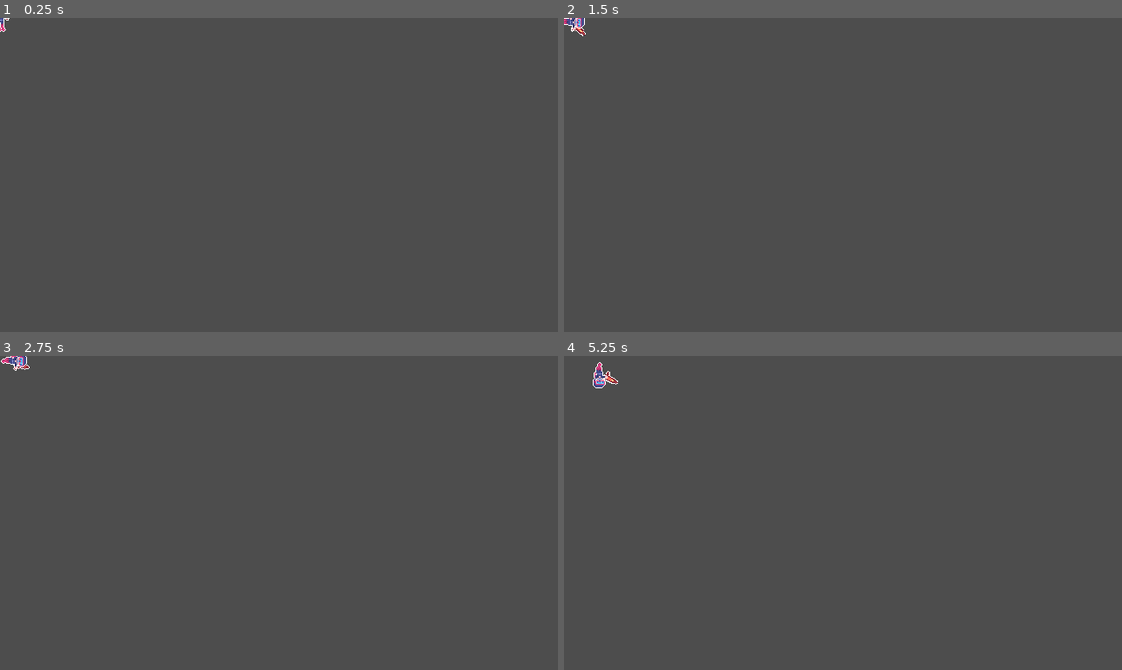
Above: before the commit, frames 1-4 (two rows, left to right).
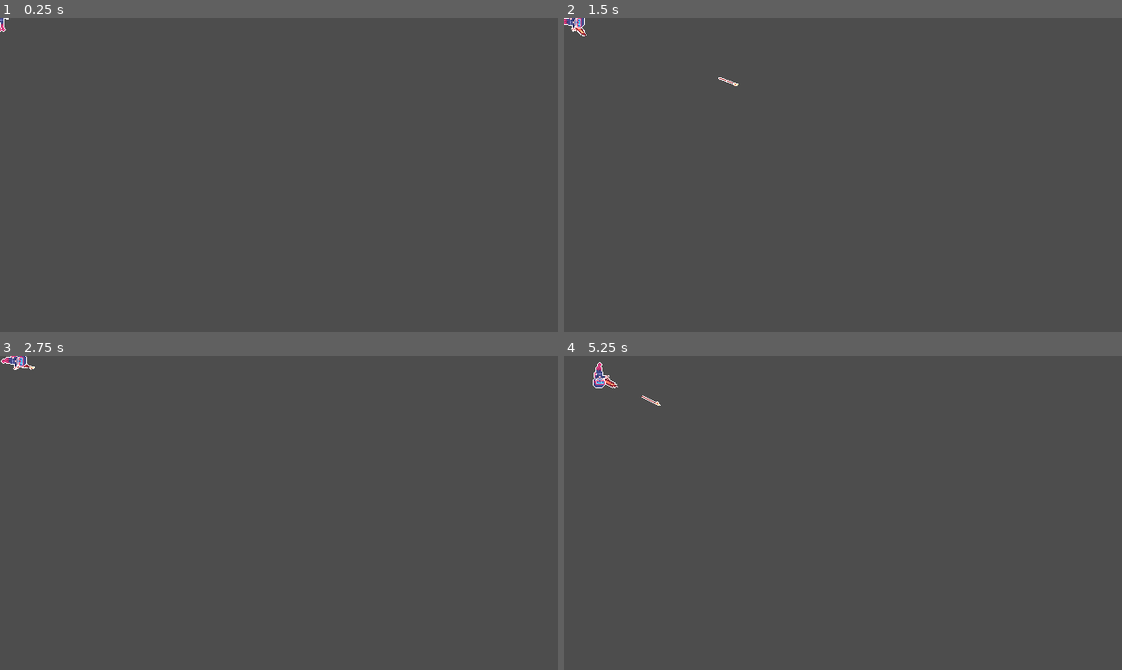
Above: after the commit, the same moments.

Repository: SeenicRoot/spearfishing-game
Game: Godot game, scene res://player/player.tscn
Two runs of this game, one before a commit and one after it. Both use one fixed random seed, a clock stepped at 60 frames per second and the inputs below. The project has no main scene, so this scene is started directly.
Inputs (mouse positions are in pixels of both pictures, inside the frame that each line leads up to):
- Up to frame 1 (0.25 s): no input
- Up to frame 2 (1.5 s): tap Enter at 0.5 s; move the mouse to (965, 159) at 0.52 s; hold Space (accelerate) 0.53-1.28 s; click (965, 159) at 0.6 s; move the mouse to (731, 190) at 1.27 s; click (731, 190) at 1.35 s
- Up to frame 3 (2.75 s): move the mouse to (334, 443) at 2.02 s; hold Space (accelerate) from 2.03 s (still down); click (334, 443) at 2.1 s
- Up to frame 4 (5.25 s): move the mouse to (815, 575) at 2.77 s; click (815, 575) at 2.85 s; move the mouse to (1010, 560) at 3.52 s; release Space (accelerate) at 3.53 s; click (1010, 560) at 3.6 s; move the mouse to (675, 465) at 4.27 s; click (675, 465) at 4.35 s; tap Space (accelerate) at 5 s; move the mouse to (870, 513) at 5.02 s; click (870, 513) at 5.1 s

The runs differ from the first frame. In frame 1, less than 0.1% of the frame differs, in the area x 0-2%, y 0-1%; in frame 2, less than 0.1%; in frame 3, less than 0.1%; in frame 4, 0.1%, in the area x 7-18%, y 4-16%.

Commit message:
Allow shooting the harpoon launcher

Diff:
--- a/player/harpoon.tscn
+++ /dev/null
@@ -1,11 +0,0 @@
-[gd_scene load_steps=2 format=3 uid="uid://cd6454ruaexhd"]
-
-[ext_resource type="Texture2D" uid="uid://ddl464tueycrq" path="res://assets/SpearFishing Assets Pack/Sprites/Harpoon.png" id="1_dc7sv"]
-
-[node name="Harpoon" type="Node2D"]
-
-[node name="Sprite2D" type="Sprite2D" parent="."]
-position = Vector2(10, -2)
-texture = ExtResource("1_dc7sv")
-region_enabled = true
-region_rect = Rect2(0, 8, 32, 11)
--- /dev/null
+++ b/player/harpoon_launcher.gd
@@ -0,0 +1,75 @@
+class_name HarpoonLauncher
+extends Node2D
+
+signal launched(harpoon: Area2D)
+
+const DECELERATION = 10.0
+
+@export var harpoon_speed: float = 500
+@export var reel_back_speed: float = 200
+@export var harpoon_reset_position: Vector2 = Vector2.ZERO
+
+var flip_h: bool = false:
+	set(val):
+		loaded_sprite.flip_h = val
+		unloaded_sprite.flip_h = val
+		harpoon_reset_position.x = -harpoon.position.x
+		flip_h = val
+var flip_v: bool = false:
+	set(val):
+		loaded_sprite.flip_v = val
+		unloaded_sprite.flip_v = val
+		harpoon_reset_position.y = -harpoon.position.y
+		flip_v = val
+var shooting: bool = false
+var harpoon_velocity: float = 0
+var harpoon_direction: Vector2 = Vector2.ZERO
+
+@onready var loaded_sprite: Sprite2D = $LoadedSprite
+@onready var unloaded_sprite: Sprite2D = $UnloadedSprite
+@onready var harpoon: Area2D = $Harpoon
+
+
+func _physics_process(delta: float) -> void:
+	if shooting:
+		move_harpoon(delta)
+
+
+func shoot() -> void:
+	if shooting:
+		return
+	unloaded_sprite.visible = true
+	loaded_sprite.visible = false
+	harpoon.visible = true
+	shooting = true
+	harpoon_velocity = harpoon_speed
+	harpoon_direction = Vector2.from_angle(global_rotation)
+	harpoon.global_rotation = global_rotation
+	harpoon.global_position = global_position + harpoon_reset_position
+	harpoon.get_node("Sprite2D").flip_v = scale.y < 0
+
+
+func move_harpoon(delta: float) -> void:
+	if harpoon_velocity > 0:
+		harpoon.global_position += harpoon_direction * harpoon_velocity * delta
+		harpoon_velocity -= DECELERATION
+	else:
+		# return the harpoon to the harpoon_speed launcher
+		var reset_global_position := global_position + harpoon_reset_position
+		var distance_squared := harpoon.position.distance_squared_to(reset_global_position)
+		var velocity := reel_back_speed * delta
+		var new_position := harpoon.position.move_toward(reset_global_position, velocity)
+		harpoon.global_position = new_position
+		if distance_squared < velocity ** 2:
+			# reset launcher
+			unloaded_sprite.visible = false
+			loaded_sprite.visible = true
+			harpoon.visible = false
+			shooting = false
+			harpoon_velocity = 0
+
+
+
+
+func _on_projectile_hit() -> void:
+	pass
--- /dev/null
+++ b/player/harpoon_launcher.tscn
@@ -0,0 +1,38 @@
+[gd_scene load_steps=4 format=3 uid="uid://cd6454ruaexhd"]
+
+[ext_resource type="Texture2D" uid="uid://ddl464tueycrq" path="res://assets/SpearFishing Assets Pack/Sprites/Harpoon.png" id="1_dc7sv"]
+[ext_resource type="Script" path="res://player/harpoon_launcher.gd" id="1_trycl"]
+
+[sub_resource type="CircleShape2D" id="CircleShape2D_3ngmn"]
+radius = 4.0
+
+[node name="HarpoonLauncher" type="Node2D"]
+script = ExtResource("1_trycl")
+
+[node name="LoadedSprite" type="Sprite2D" parent="."]
+position = Vector2(9, -3)
+texture = ExtResource("1_dc7sv")
+region_enabled = true
+region_rect = Rect2(2, 21, 26, 11)
+
+[node name="UnloadedSprite" type="Sprite2D" parent="."]
+visible = false
+position = Vector2(7, -2)
+texture = ExtResource("1_dc7sv")
+region_enabled = true
+region_rect = Rect2(2, 8, 20, 11)
+
+[node name="Harpoon" type="Area2D" parent="."]
+top_level = true
+position = Vector2(13, -4)
+
+[node name="Sprite2D" type="Sprite2D" parent="Harpoon"]
+position = Vector2(-4, -1)
+texture = ExtResource("1_dc7sv")
+offset = Vector2(0, 1)
+region_enabled = true
+region_rect = Rect2(3, 2, 25, 5)
+
+[node name="CollisionShape2D" type="CollisionShape2D" parent="Harpoon"]
+position = Vector2(8, 0)
+shape = SubResource("CircleShape2D_3ngmn")
--- a/player/player.gd
+++ b/player/player.gd
@@ -15,8 +15,7 @@
 var can_rotate_sprite: bool = true
 
 @onready var sprite: Sprite2D = $Sprite2D
-@onready var harpoon: Node2D = $Harpoon
-@onready var harpoon_x_offset: float = harpoon.position.x
+@onready var harpoon_launcher: HarpoonLauncher = $HarpoonLauncher
 @onready var animation_player: AnimationPlayer = $AnimationPlayer
 
 
@@ -31,7 +30,7 @@
 		is_accelerating = event.is_pressed()
 	if event.is_action("shoot"):
 		if harpoon_ready:
-			shoot(mouse_position)
+			shoot()
 
 
 func _physics_process(delta: float) -> void:
@@ -63,21 +62,20 @@
 
 	move_and_slide()
 
-	# point harpoon at mouse position
-	harpoon.global_rotation = direction.angle()
-	if abs(rad_to_deg(harpoon.rotation)) > 90 and not flipped:
+	# point harpoon_launcher at mouse position
+	harpoon_launcher.global_rotation = direction.angle()
+	if abs(rad_to_deg(harpoon_launcher.rotation)) > 90 and not flipped:
 		flip_player()
-	elif abs(rad_to_deg(harpoon.rotation)) < 90 and flipped:
+	elif abs(rad_to_deg(harpoon_launcher.rotation)) < 90 and flipped:
 		flip_player()
 
 
 func flip_player() -> void:
-	var harpoon_sprite := harpoon.get_node("Sprite2D") as Sprite2D
-	harpoon.position.x = -harpoon.position.x
+	harpoon_launcher.position.x = -harpoon_launcher.position.x
+	harpoon_launcher.scale.y = -harpoon_launcher.scale.y
 	sprite.flip_h = not sprite.flip_h
-	harpoon_sprite.flip_v = not harpoon_sprite.flip_v
 	flipped = not flipped
 
 
-func shoot(at_position: Vector2) -> void:
-	pass
+func shoot() -> void:
+	harpoon_launcher.shoot()
--- a/player/player.tscn
+++ b/player/player.tscn
@@ -2,9 +2,24 @@
 
 [ext_resource type="Script" path="res://player/player.gd" id="1_yibih"]
 [ext_resource type="Texture2D" uid="uid://bvng2rxvvfyvc" path="res://assets/SpearFishing Assets Pack/Sprites/Diver-32x32/Diver 5.png" id="2_pblo8"]
-[ext_resource type="PackedScene" uid="uid://cd6454ruaexhd" path="res://player/harpoon.tscn" id="3_ubeoq"]
+[ext_resource type="PackedScene" uid="uid://cd6454ruaexhd" path="res://player/harpoon_launcher.tscn" id="3_ubeoq"]
 
 [sub_resource type="ShaderMaterial" id="ShaderMaterial_bb6da"]
+
+[sub_resource type="Animation" id="Animation_vmio7"]
+length = 0.001
+tracks/0/type = "value"
+tracks/0/imported = false
+tracks/0/enabled = true
+tracks/0/path = NodePath("Sprite2D:frame")
+tracks/0/interp = 1
+tracks/0/loop_wrap = true
+tracks/0/keys = {
+"times": PackedFloat32Array(0),
+"transitions": PackedFloat32Array(1),
+"update": 1,
+"values": [15]
+}
 
 [sub_resource type="Animation" id="Animation_in2y5"]
 resource_name = "swim"
@@ -21,21 +36,6 @@
 "transitions": PackedFloat32Array(1, 1, 1, 1),
 "update": 1,
 "values": [15, 16, 17, 18]
-}
-
-[sub_resource type="Animation" id="Animation_vmio7"]
-length = 0.001
-tracks/0/type = "value"
-tracks/0/imported = false
-tracks/0/enabled = true
-tracks/0/path = NodePath("Sprite2D:frame")
-tracks/0/interp = 1
-tracks/0/loop_wrap = true
-tracks/0/keys = {
-"times": PackedFloat32Array(0),
-"transitions": PackedFloat32Array(1),
-"update": 1,
-"values": [15]
 }
 
 [sub_resource type="AnimationLibrary" id="AnimationLibrary_5oiao"]
@@ -67,7 +67,6 @@
 position = Vector2(1, -4)
 shape = SubResource("CircleShape2D_p2o5f")
 
-[node name="Harpoon" parent="." instance=ExtResource("3_ubeoq")]
+[node name="HarpoonLauncher" parent="." instance=ExtResource("3_ubeoq")]
 z_index = -1
 position = Vector2(8, -1)
-rotation = -2.03505
